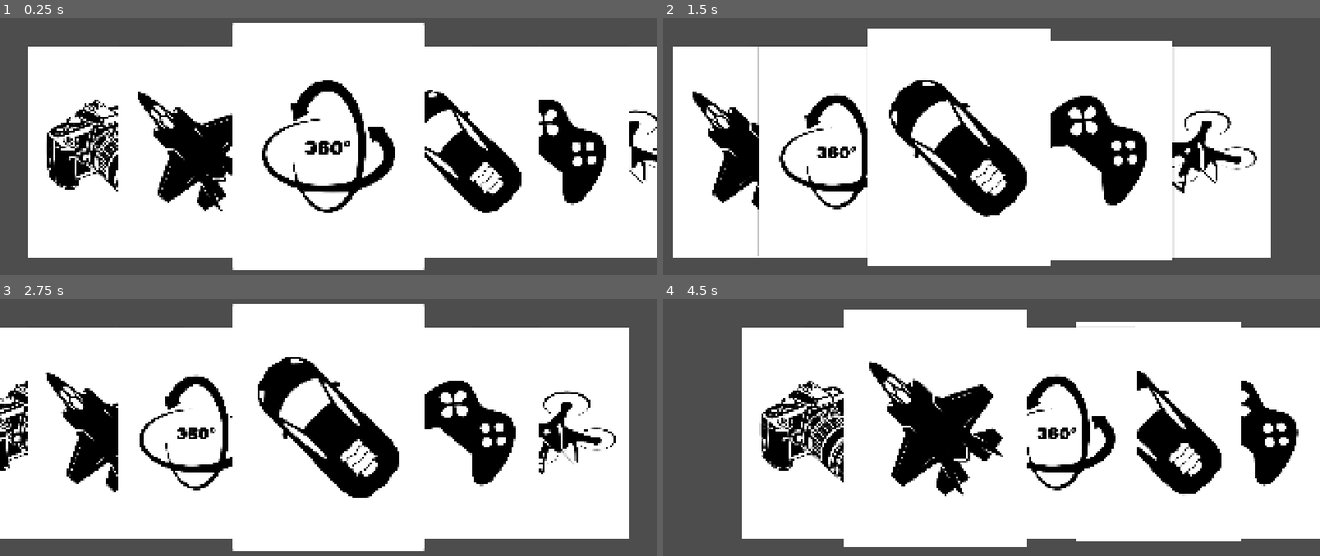
Above: before the commit, frames 1-4 (two rows, left to right).
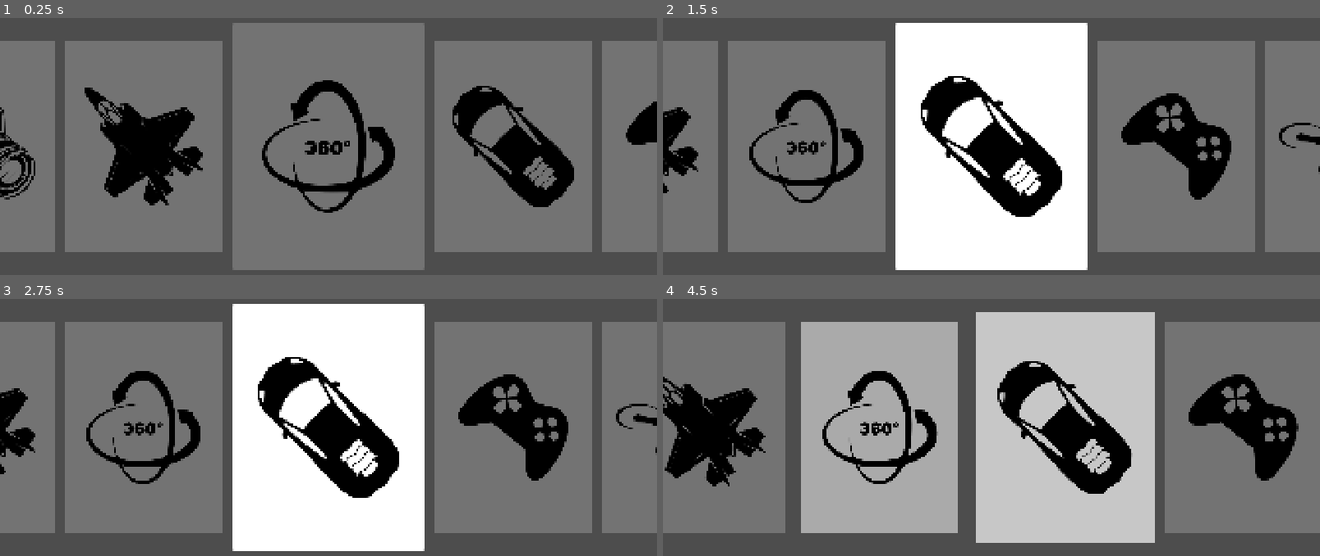
Above: after the commit, the same moments.

Repository: CantanTam/blecaco_phone
Game: Godot game, scene res://scenes/mode_select.tscn
Same seed, same stepped clock (60 frames per second), same inputs: the game is played once before the commit and once after it. This scene is started directly instead of the project's main scene.
Inputs (mouse positions are in pixels of both pictures, inside the frame that each line leads up to):
- Up to frame 1 (0.25 s): no input
- Up to frame 2 (1.5 s): tap Enter at 0.5, 0.6 s; move the mouse to (1136, 128) at 0.52 s; hold Up 0.53-1.25 s; click (1136, 128) at 0.67 s; tap Space at 0.77 s; drag from (860, 164) to (958, 221) at 1.27 s
- Up to frame 3 (2.75 s): move the mouse to (394, 345) at 2.02 s; hold Up from 2.03 s (still down); tap Tab at 2.1 s
- Up to frame 4 (4.5 s): release Up at 2.75 s; tap Space at 2.75, 3.77, 4.25 s; drag from (958, 502) to (794, 373) at 2.77 s; tap Enter at 3.5 s; move the mouse to (1188, 481) at 3.52 s; hold Down 3.53-4.25 s; tap Keypad Enter at 3.6 s; drag from (794, 373) to (892, 334) at 4.27 s

The runs differ from the first frame. In frame 1, 83% of the frame differs, in the area x 0-100%, y 1-99%; in frame 2, 67%; in frame 3, 58%; in frame 4, 84%, in the area x 0-100%, y 4-97%.

Commit message:
cover zoom and highlight effect backup

Diff:
--- /dev/null
+++ b/resources/cover_perspective.gdshader
@@ -0,0 +1,20 @@
+shader_type canvas_item;
+
+uniform float perspective : hint_range(0.0, 0.35) = 0.0;
+uniform float direction = 1.0;
+
+void fragment() {
+    float far_edge_weight = direction >= 0.0
+        ? UV.x
+        : (1.0 - UV.x);
+
+    float cut = perspective * far_edge_weight;
+
+    if (UV.y < cut || UV.y > 1.0 - cut) {
+        COLOR = vec4(0.0);
+    } else {
+        vec2 warped_uv = UV;
+        warped_uv.y = (UV.y - cut) / (1.0 - 2.0 * cut);
+        COLOR = texture(TEXTURE, warped_uv) * COLOR;
+    }
+}
--- a/scripts/mode_select.gd
+++ b/scripts/mode_select.gd
@@ -11,7 +11,6 @@
 	"DroneCover": "res://scenes/modes/drone.tscn"
 }
 
-# 卡片排列顺序
 const COVER_ORDER := [
 	"CameraCover",
 	"PlaneCover",
@@ -23,12 +22,16 @@
 
 const MAIN_CARD_SIZE := Vector2(560, 720)
 const SIDE_CARD_SIZE := Vector2(460, 620)
-const ANIMATION_DURATION := 0.45
+
+const COVER_GAP := 30.0
+const ANIMATION_DURATION := 0.42
+const EDGE_FADE_DURATION := 0.24
+const EDGE_MOVE_DISTANCE := 260.0
 
 @onready var cover_flow: Control = $CoverFlow
 
-var selected_cover_name := "FreeCover"
-var cover_animation_running := false
+var selected_cover_name: String = "FreeCover"
+var cover_animation_running: bool = false
 
 
 func _ready() -> void:
@@ -37,87 +40,146 @@
 	_layout_covers()
 
 	for cover_name in MODE_SCENES:
-		var cover := cover_flow.get_node_or_null(cover_name) as Control
+		var cover: Control = cover_flow.get_node_or_null(
+			cover_name
+		) as Control
 
 		if cover == null:
 			push_error("[ModeSelect] 找不到卡片：" + cover_name)
 			continue
 
-		var cover_image := cover.get_node_or_null("CoverImage") as Control
+		# 隐藏 Panel 自身的背景，只显示封面图片。
+		cover.self_modulate = Color(1.0, 1.0, 1.0, 0.0)
+
+		var cover_image: TextureRect = cover.get_node_or_null(
+			"CoverImage"
+		) as TextureRect
 
 		if cover_image != null:
+			# 不再使用透视 Shader。
+			cover_image.material = null
 			cover_image.mouse_filter = Control.MOUSE_FILTER_IGNORE
 
 		cover.mouse_filter = Control.MOUSE_FILTER_STOP
+
 		cover.gui_input.connect(
 			_on_cover_gui_input.bind(MODE_SCENES[cover_name])
 		)
 
 
 func _layout_covers() -> void:
-	var selected_index := COVER_ORDER.find(selected_cover_name)
+	var selected_index: int = COVER_ORDER.find(
+		selected_cover_name
+	)
 
 	for i in range(COVER_ORDER.size()):
-		var cover := cover_flow.get_node_or_null(
+		var cover: Control = cover_flow.get_node_or_null(
 			COVER_ORDER[i]
 		) as Control
 
 		if cover == null:
 			continue
 
-		var target := _get_cover_target(i, selected_index)
-
-		cover.size = target["size"]
-		cover.position = target["position"]
-		cover.pivot_offset = target["size"] / 2.0
-		cover.rotation = target["rotation"]
+		var target: Dictionary = _get_cover_target(
+			i,
+			selected_index
+		)
+
+		var target_size: Vector2 = target["size"]
+		var target_position: Vector2 = target["position"]
+		var distance: int = _get_cover_distance(
+			i,
+			selected_index
+		)
+
+		cover.size = target_size
+		cover.position = target_position
+		cover.pivot_offset = target_size / 2.0
+		cover.rotation = 0.0
 		cover.z_index = target["z_index"]
-
-
-func _get_cover_target(
+		cover.modulate = _get_cover_modulate(distance, 1.0,false)
+
+
+func _get_cover_distance(
 	cover_index: int,
 	selected_index: int
-) -> Dictionary:
-	var distance := cover_index - selected_index
-	var count := COVER_ORDER.size()
-
-	# 从另一侧绕回，让卡片始终围绕选中项排列
-	if distance > count / 2:
+) -> int:
+	var count: int = COVER_ORDER.size()
+
+	var distance: int = (
+		cover_index - selected_index + count
+	) % count
+
+	if distance > int(count / 2):
 		distance -= count
-	elif distance < -count / 2:
-		distance += count
+
+	return distance
+
+
+func _get_cover_modulate(distance: int,alpha: float,highlight_center: bool = true) -> Color:
+	var brightness: float = 0.45
+
+	if distance == 0 and highlight_center:
+		brightness = 1.0
+
+	var final_alpha: float = alpha
+
+	if abs(distance) >= 3:
+		final_alpha = 0.0
+
+	return Color(
+		brightness,
+		brightness,
+		brightness,
+		final_alpha
+	)
+
+
+func _get_cover_target(cover_index: int,selected_index: int,highlight_center: bool = true) -> Dictionary:
+	var distance: int = _get_cover_distance(
+	cover_index,
+	selected_index
+	)
 
 	var abs_distance: int = abs(distance)
-	var center := cover_flow.size / 2.0
-	var card_size := SIDE_CARD_SIZE
-	var horizontal_distance := 0.0
-	var angle := 0.0
-
-	if abs_distance == 0:
+	var center: Vector2 = cover_flow.size / 2.0
+
+	var card_size: Vector2 = SIDE_CARD_SIZE
+
+	if abs_distance == 0 and highlight_center:
 		card_size = MAIN_CARD_SIZE
-	elif abs_distance == 1:
-		horizontal_distance = 385.0
-		angle = 0.0
-	elif abs_distance == 2:
-		horizontal_distance = 650.0
-		angle = 0.0
-	else:
-		horizontal_distance = 850.0
-		angle = 0.0
-
-	var direction := float(sign(distance))
-
-	var card_center := Vector2(
-		center.x + direction * horizontal_distance,
-		center.y + (0.0 if distance == 0 else 15.0)
-	)
-
-	var card_rotation := -direction * deg_to_rad(angle)
+
+	# 根据相邻卡片的实际宽度计算间距。
+	# 即使中央卡片和两侧卡片尺寸不同，也不会相互重叠。
+	var horizontal_offset: float = 0.0
+
+	if abs_distance >= 1:
+		horizontal_offset = (
+			MAIN_CARD_SIZE.x / 2.0
+			+ SIDE_CARD_SIZE.x / 2.0
+			+ COVER_GAP
+		)
+
+	if abs_distance >= 2:
+		horizontal_offset += (
+			SIDE_CARD_SIZE.x + COVER_GAP
+		)
+
+	if abs_distance >= 3:
+		horizontal_offset += (
+			SIDE_CARD_SIZE.x + COVER_GAP
+		)
+
+	var direction: float = float(sign(distance))
+
+	var card_center: Vector2 = Vector2(
+		center.x + direction * horizontal_offset,
+		center.y
+	)
 
 	return {
 		"size": card_size,
 		"position": card_center - card_size / 2.0,
-		"rotation": card_rotation,
 		"z_index": 20 - abs_distance * 5
 	}
 
@@ -126,7 +188,7 @@
 	event: InputEvent,
 	scene_path: String
 ) -> void:
-	var activated := false
+	var activated: bool = false
 
 	if OS.has_feature("android"):
 		if event is InputEventScreenTouch and event.pressed:
@@ -144,7 +206,7 @@
 
 	get_viewport().set_input_as_handled()
 
-	var cover_name := ""
+	var cover_name: String = ""
 
 	for name in MODE_SCENES:
 		if MODE_SCENES[name] == scene_path:
@@ -154,68 +216,278 @@
 	if cover_name.is_empty():
 		return
 
-	print("[ModeSelect] 点击卡片：", cover_name)
+	# 点击中央封面，确认当前模式。
+	if cover_name == selected_cover_name:
+		print("[ModeSelect] 确认模式：", cover_name)
+		mode_selected.emit(scene_path)
+		return
+
+	# 点击其他封面，循环移动到中央。
+	print("[ModeSelect] 滚动到中央：", cover_name)
 
 	cover_animation_running = true
 	await _animate_to_cover(cover_name)
 	cover_animation_running = false
 
-	print("[ModeSelect] 动画完成：", scene_path)
-
-	# 保留场景选择信号，之后由 Setting 接收并加载模式场景
-	mode_selected.emit(scene_path)
+	print("[ModeSelect] 已居中：", cover_name)
 
 
 func _animate_to_cover(cover_name: String) -> void:
-	var selected_index := COVER_ORDER.find(cover_name)
-
-	if selected_index == -1:
-		return
-
-	var tween := create_tween()
-	tween.set_parallel(true)
-
-	for i in range(COVER_ORDER.size()):
-		var cover := cover_flow.get_node_or_null(
+	var target_index: int = COVER_ORDER.find(cover_name)
+
+	if target_index == -1:
+		return
+
+	while selected_cover_name != cover_name:
+		var current_index: int = COVER_ORDER.find(
+			selected_cover_name
+		)
+
+		if current_index == -1:
+			return
+
+		var distance: int = _get_cover_distance(
+			target_index,
+			current_index
+		)
+
+		if distance == 0:
+			break
+
+		var direction: int = -1 if distance < 0 else 1
+
+		await _animate_one_step(direction)
+
+	# 所有循环移动结束后，目标封面才放大并高亮
+	await _animate_center_cover()
+
+func _animate_one_step(direction: int) -> void:
+	var count: int = COVER_ORDER.size()
+
+	var old_index: int = COVER_ORDER.find(
+		selected_cover_name
+	)
+
+	if old_index == -1:
+		return
+
+	var half_count: int = int(count / 2)
+
+	var new_index: int = (
+		old_index + direction + count
+	) % count
+
+	# 找出即将从可视边缘离开的封面。
+	var outgoing_index: int
+
+	if direction > 0:
+		outgoing_index = (
+			old_index - (half_count - 1) + count
+		) % count
+	else:
+		outgoing_index = (
+			old_index + (half_count - 1)
+		) % count
+
+	# 最远的封面将从另一侧进入。
+	var incoming_index: int = (
+		old_index + half_count
+	) % count
+
+	var outgoing_cover: Control = cover_flow.get_node_or_null(
+		COVER_ORDER[outgoing_index]
+	) as Control
+
+	var incoming_cover: Control = cover_flow.get_node_or_null(
+		COVER_ORDER[incoming_index]
+	) as Control
+
+	if outgoing_cover == null or incoming_cover == null:
+		push_error("[ModeSelect] 找不到循环所需的封面")
+		return
+
+	var outgoing_target: Dictionary = _get_cover_target(
+		outgoing_index,
+		new_index,
+		false
+	)
+
+	var incoming_target: Dictionary = _get_cover_target(
+		incoming_index,
+		new_index,
+		false
+	)
+
+	# 如果从右向左移动，将即将从左侧出现的封面
+	# 在完全透明时移到目标位置，避免横穿整个屏幕。
+	if direction < 0:
+		# 先把封面放在最终位置的左侧，避免与原有封面重叠。
+		# 随后的 Tween 会让它连续向右滑入。
+		incoming_cover.position = (
+			incoming_target["position"]
+			+ Vector2(-SIDE_CARD_SIZE.x - COVER_GAP, 0.0)
+		)
+
+		incoming_cover.size = incoming_target["size"]
+		incoming_cover.pivot_offset = incoming_cover.size / 2.0
+		incoming_cover.z_index = incoming_target["z_index"]
+
+		var incoming_distance: int = _get_cover_distance(
+			incoming_index,
+			new_index
+		)
+
+		incoming_cover.modulate = _get_cover_modulate(
+			incoming_distance,
+			0.0,
+			false
+		)
+
+	# 其余封面连续移动、改变尺寸和亮度。
+	var move_tween: Tween = create_tween()
+	move_tween.set_parallel(true)
+
+	for i in range(count):
+		var cover: Control = cover_flow.get_node_or_null(
 			COVER_ORDER[i]
 		) as Control
 
 		if cover == null:
 			continue
 
-		var target := _get_cover_target(i, selected_index)
-
-		cover.pivot_offset = cover.size / 2.0
+		# 离场封面单独淡出，之后再移动到另一侧。
+		if i == outgoing_index:
+			continue
+
+		var target: Dictionary = _get_cover_target(
+			i,
+			new_index,
+			false
+		)
+
+		var target_size: Vector2 = target["size"]
+		var target_position: Vector2 = target["position"]
+
+		var distance: int = _get_cover_distance(
+			i,
+			new_index
+		)
+
 		cover.z_index = target["z_index"]
 
-		tween.tween_property(
+		move_tween.tween_property(
 			cover,
 			"position",
-			target["position"],
+			target_position,
 			ANIMATION_DURATION
-		).set_trans(Tween.TRANS_CUBIC).set_ease(Tween.EASE_OUT)
-
-		tween.tween_property(
+		).set_trans(Tween.TRANS_LINEAR)
+
+		move_tween.tween_property(
 			cover,
 			"size",
-			target["size"],
+			target_size,
 			ANIMATION_DURATION
-		).set_trans(Tween.TRANS_CUBIC).set_ease(Tween.EASE_OUT)
-
-		tween.tween_property(
+		).set_trans(Tween.TRANS_LINEAR)
+
+		move_tween.tween_property(
 			cover,
-			"pivot_offset",
-			target["size"] / 2.0,
+			"modulate",
+			_get_cover_modulate(distance, 1.0),
 			ANIMATION_DURATION
-		).set_trans(Tween.TRANS_CUBIC).set_ease(Tween.EASE_OUT)
-
-		tween.tween_property(
-			cover,
-			"rotation",
-			target["rotation"],
-			ANIMATION_DURATION
-		).set_trans(Tween.TRANS_CUBIC).set_ease(Tween.EASE_OUT)
+		).set_trans(Tween.TRANS_LINEAR)
+
+	# 离场封面淡出，同时缓慢移出屏幕边缘。
+	var edge_offset: float = (
+		-float(direction) * EDGE_MOVE_DISTANCE
+	)
+
+	var fade_out_tween: Tween = create_tween()
+	fade_out_tween.set_parallel(true)
+
+	fade_out_tween.tween_property(
+		outgoing_cover,
+		"modulate:a",
+		0.0,
+		EDGE_FADE_DURATION
+	).set_trans(Tween.TRANS_SINE).set_ease(Tween.EASE_IN_OUT)
+
+	fade_out_tween.tween_property(
+		outgoing_cover,
+		"position",
+		outgoing_cover.position + Vector2(edge_offset, 0.0),
+		EDGE_FADE_DURATION
+	).set_trans(Tween.TRANS_SINE).set_ease(Tween.EASE_IN_OUT)
+
+	await fade_out_tween.finished
+
+	# 完全透明后，将离场封面放到最远位置。
+	outgoing_cover.position = outgoing_target["position"]
+	outgoing_cover.size = outgoing_target["size"]
+	outgoing_cover.pivot_offset = outgoing_cover.size / 2.0
+	outgoing_cover.z_index = outgoing_target["z_index"]
+
+	var outgoing_distance: int = _get_cover_distance(
+		outgoing_index,
+		new_index
+	)
+
+	outgoing_cover.modulate = _get_cover_modulate(
+		outgoing_distance,
+		0.0,
+		false
+	)
+
+	# 等待其余封面完成移动，防止连续点击时状态错乱。
+	if move_tween.is_running():
+		await move_tween.finished
+
+	selected_cover_name = COVER_ORDER[new_index]
+
+
+func _animate_center_cover() -> void:
+	var selected_index: int = COVER_ORDER.find(
+		selected_cover_name
+	)
+
+	if selected_index == -1:
+		return
+
+	var cover: Control = cover_flow.get_node_or_null(
+		selected_cover_name
+	) as Control
+
+	if cover == null:
+		return
+
+	var center: Vector2 = cover_flow.size / 2.0
+	var target_position: Vector2 = (
+		center - MAIN_CARD_SIZE / 2.0
+	)
+
+	cover.pivot_offset = MAIN_CARD_SIZE / 2.0
+
+	var tween: Tween = create_tween()
+	tween.set_parallel(true)
+
+	tween.tween_property(
+		cover,
+		"size",
+		MAIN_CARD_SIZE,
+		0.25
+	).set_trans(Tween.TRANS_CUBIC).set_ease(Tween.EASE_OUT)
+
+	tween.tween_property(
+		cover,
+		"position",
+		target_position,
+		0.25
+	).set_trans(Tween.TRANS_CUBIC).set_ease(Tween.EASE_OUT)
+
+	tween.tween_property(
+		cover,
+		"modulate",
+		Color(1.0, 1.0, 1.0, 1.0),
+		0.25
+	).set_trans(Tween.TRANS_CUBIC).set_ease(Tween.EASE_OUT)
 
 	await tween.finished
-
-	selected_cover_name = cover_name
Not shown, added: resources/cover_perspective.gdshader.uid
